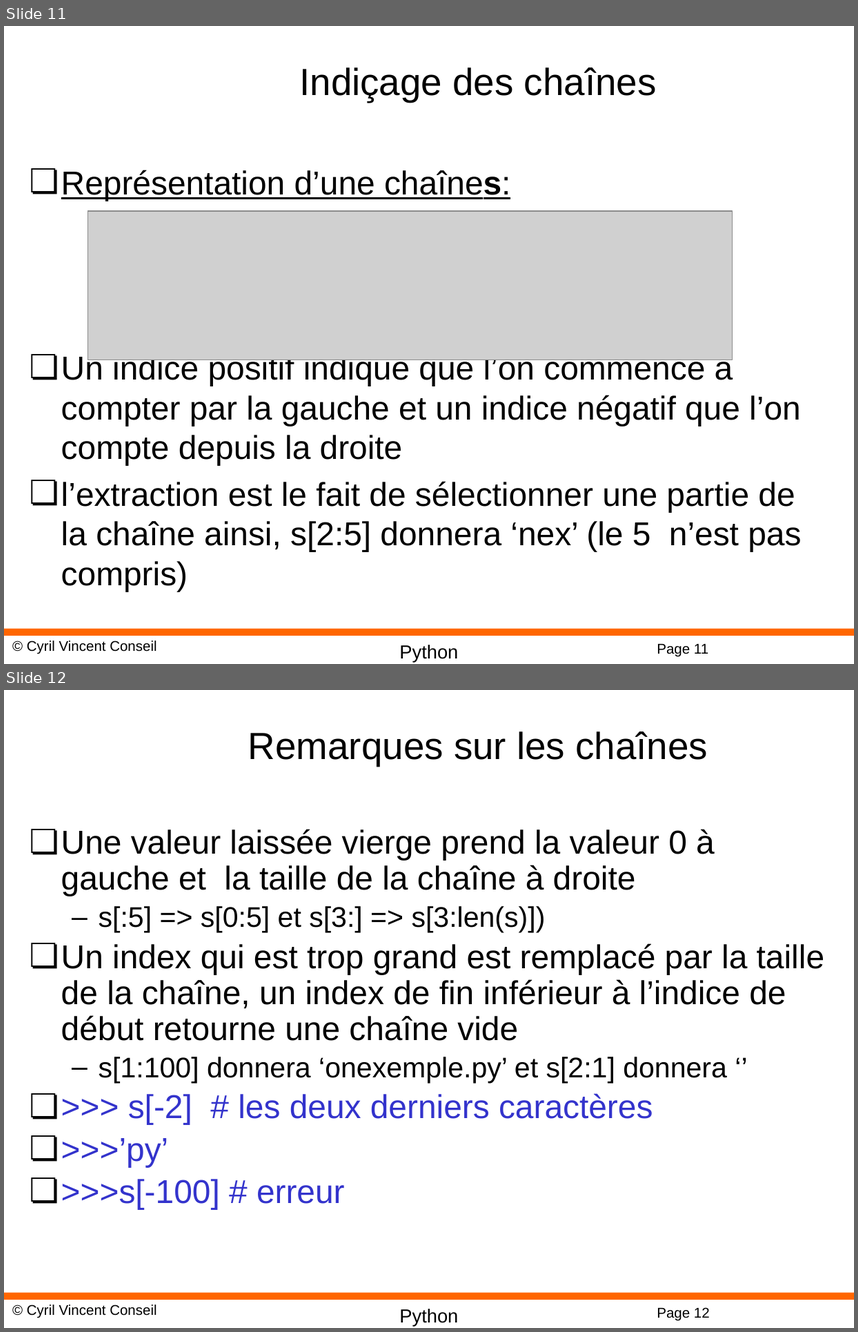
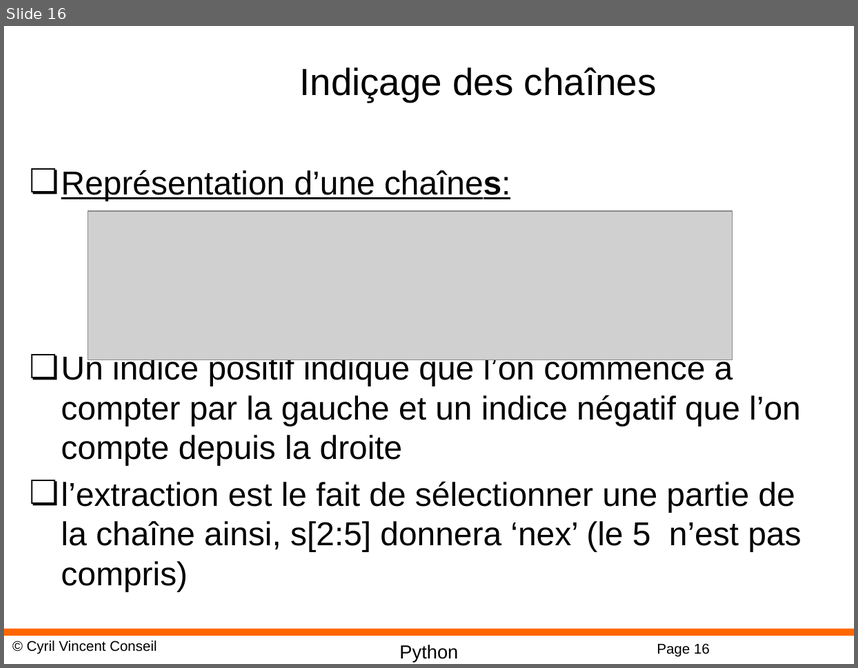
Before and after one commit to cyrilvincent/python, a slide deck: ppt/Python02-Variables.pptx. Shown one above the other, each under a label of ours: slides 11 and 12 before the commit, slide 16 after it. The pictures are 858x1332 and 858x668 pixels, drawn with LibreOffice and Linux fonts; fonts in the diff are those of the drawing; grey boxes stand for pictures; background and template pictures are left out. Boxes give left, top, right and bottom in pixels: in the first picture for what was removed or moved away, otherwise in the second. Text is boxed around its words. In the diff, an @@ line names an element or a change of style, - is before the commit and + after.

```diff
--- a/ppt/Python02-Variables.pptx
+++ b/ppt/Python02-Variables.pptx
@@ slide 12 removed at (4, 690, 854, 1328), background #FFFFFF; not listed: 4 template elements that a slide beside it also shows @@
@@ title removed at (248, 731, 708, 766) @@
-Remarques sur les chaînes
@@ text removed at (61, 829, 824, 1209) @@
-❏ Une valeur laissée vierge prend la valeur 0 à gauche et la taille de la chaîne à droite
-  – s[:5] => s[0:5] et s[3:] => s[3:len(s)])
-❏ Un index qui est trop grand est remplacé par la taille de la chaîne, un index de fin inférieur à l’indice de début retourne une chaîne vide
-  – s[1:100] donnera ‘onexemple.py’ et s[2:1] donnera ‘’
-❏ >>> s[-2] # les deux derniers caractères
-❏ >>>’py’
-❏ >>>s[-100] # erreur
@@ what was slide 11 is now slide 16 @@
@@ page number at (657, 643, 710, 657): text changed @@
-Page 11
+Page 16
```
Also in this commit, not shown: 1 slide changed, 1 other file.
